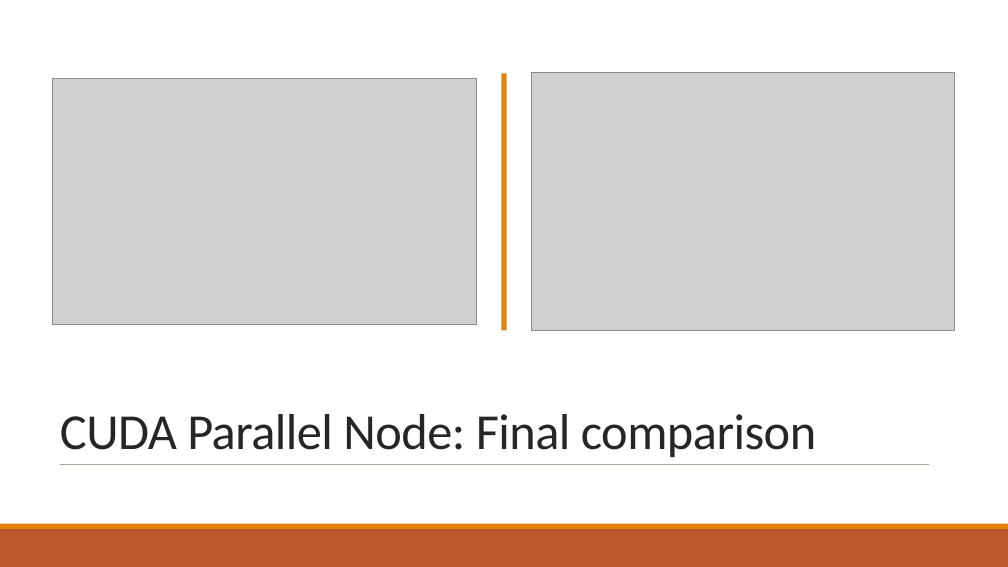
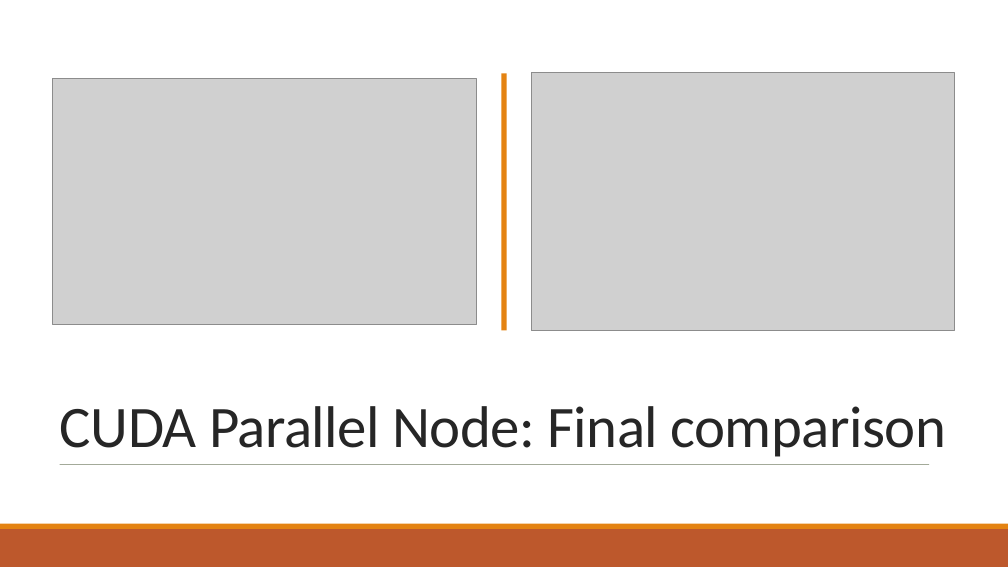
Before and after one commit to RiccardoRevalor/ParallelTriangleCounting, a slide deck: slide 11 of presentation.pptx. Drawn at 1008x567 pixels with LibreOffice and Linux fonts; fonts in the diff are those of the drawing; grey boxes stand for pictures. Boxes give left, top, right and bottom in pixels: in the first picture for what was removed or moved away, otherwise in the second. Text is boxed around its words. In the diff, an @@ line names an element or a change of style, - is before the commit and + after.

```diff
--- a/presentation.pptx
+++ b/presentation.pptx
@@ title "CUDA Parallel Node: Final comparison" at bbox=[60, 406, 946, 457]: size 48 to 56 pt @@
```
Also in this commit, not shown: 6 other slides changed.
